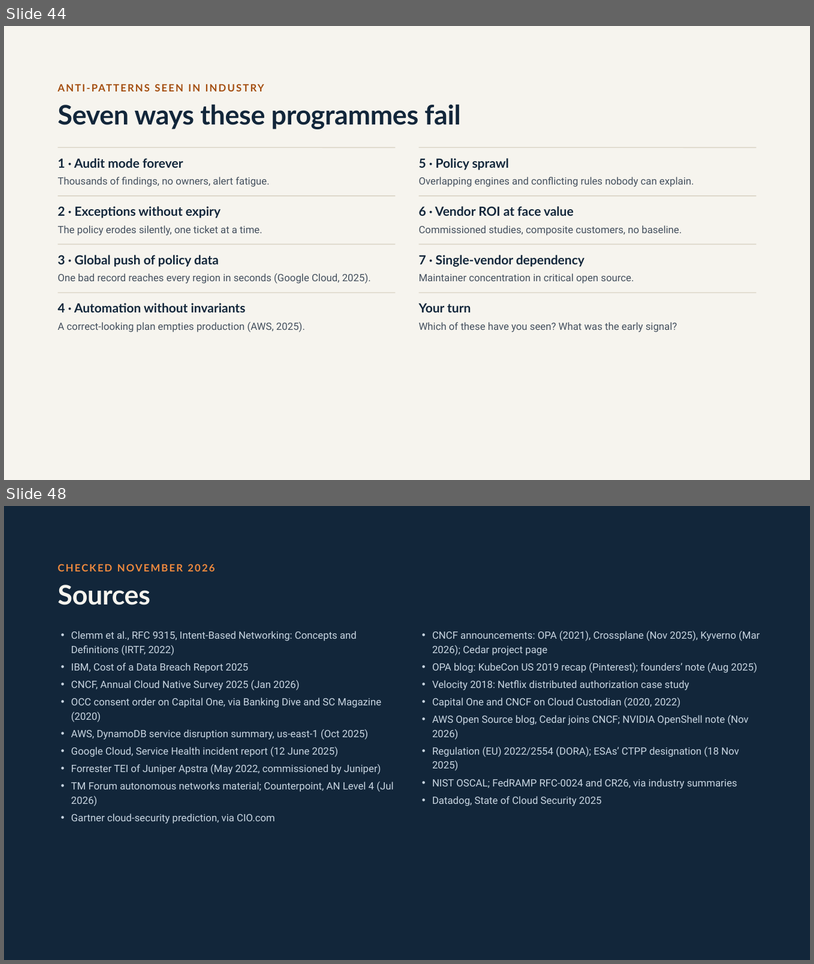
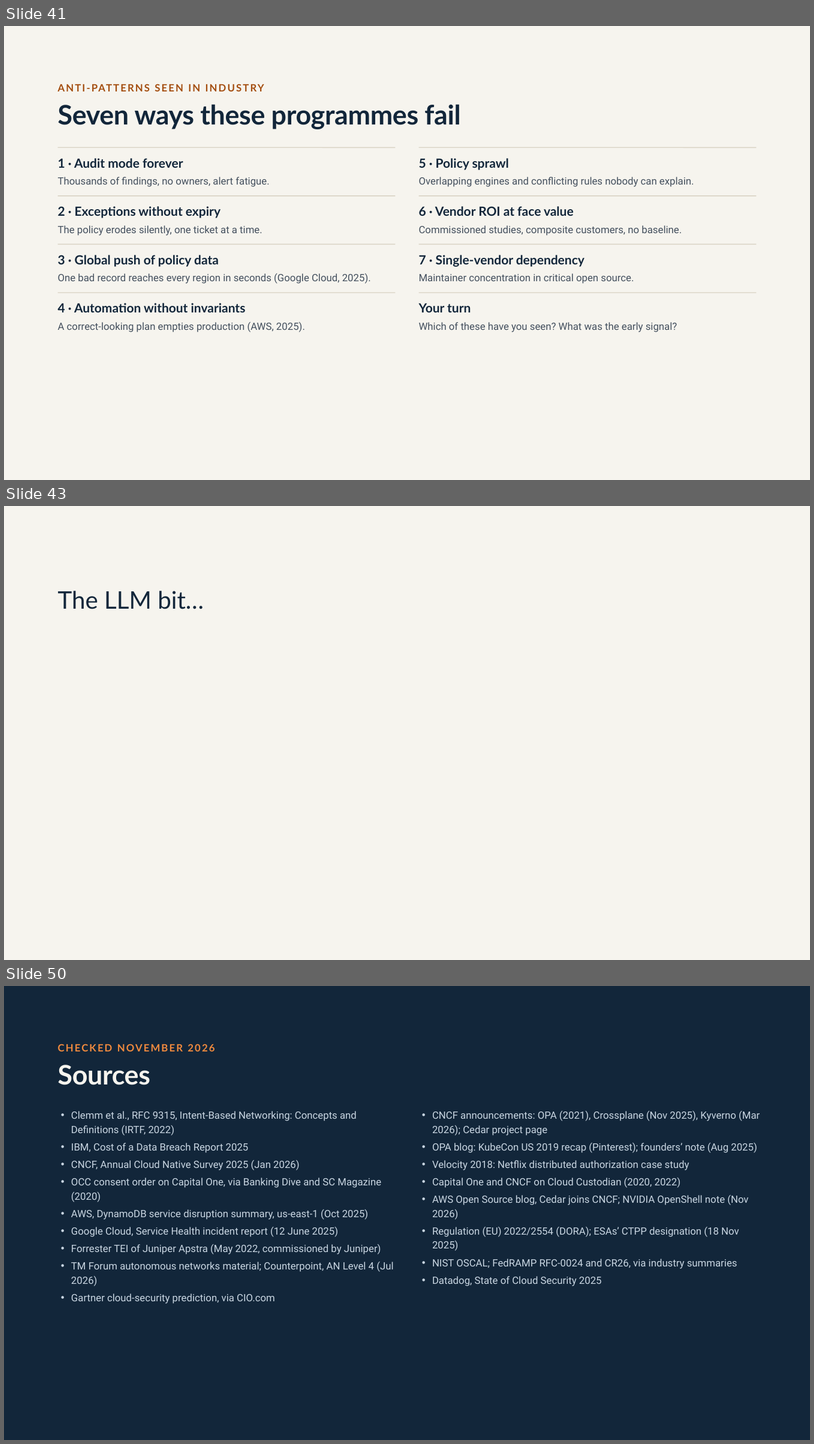
Before and after one commit to SannioEvolution/Material, a slide deck: 22 - Intent-Based Cloud Orchestration & Policy-as-Code for Compliance.pptx. Shown one above the other, each under a label of ours: slides 44 and 48 before the commit, slides 41, 43 and 50 after it; the slides between them are not shown. The pictures are 814x964 and 814x1444 pixels, drawn with LibreOffice and Linux fonts; fonts in the diff are those of the drawing. Boxes give left, top, right and bottom in pixels: in the first picture for what was removed or moved away, otherwise in the second. Text is boxed around its words. In the diff, an @@ line names an element or a change of style, - is before the commit and + after.

```diff
--- a/22 - Intent-Based Cloud Orchestration & Policy-as-Code for Compliance.pptx
+++ b/22 - Intent-Based Cloud Orchestration & Policy-as-Code for Compliance.pptx
@@ slide 43 added at box(4, 506, 810, 960), background #F6F4EE @@
@@ title added at box(58, 591, 204, 609), 28.8 pt, text #12263A @@
+The LLM bit…
@@ what was slide 44 is now slide 41 @@
@@ what was slide 48 is now slide 50 @@
```
Also in this commit, not shown: 9 slides changed, 5 other slides added, 4 slides removed, 1 other file.
